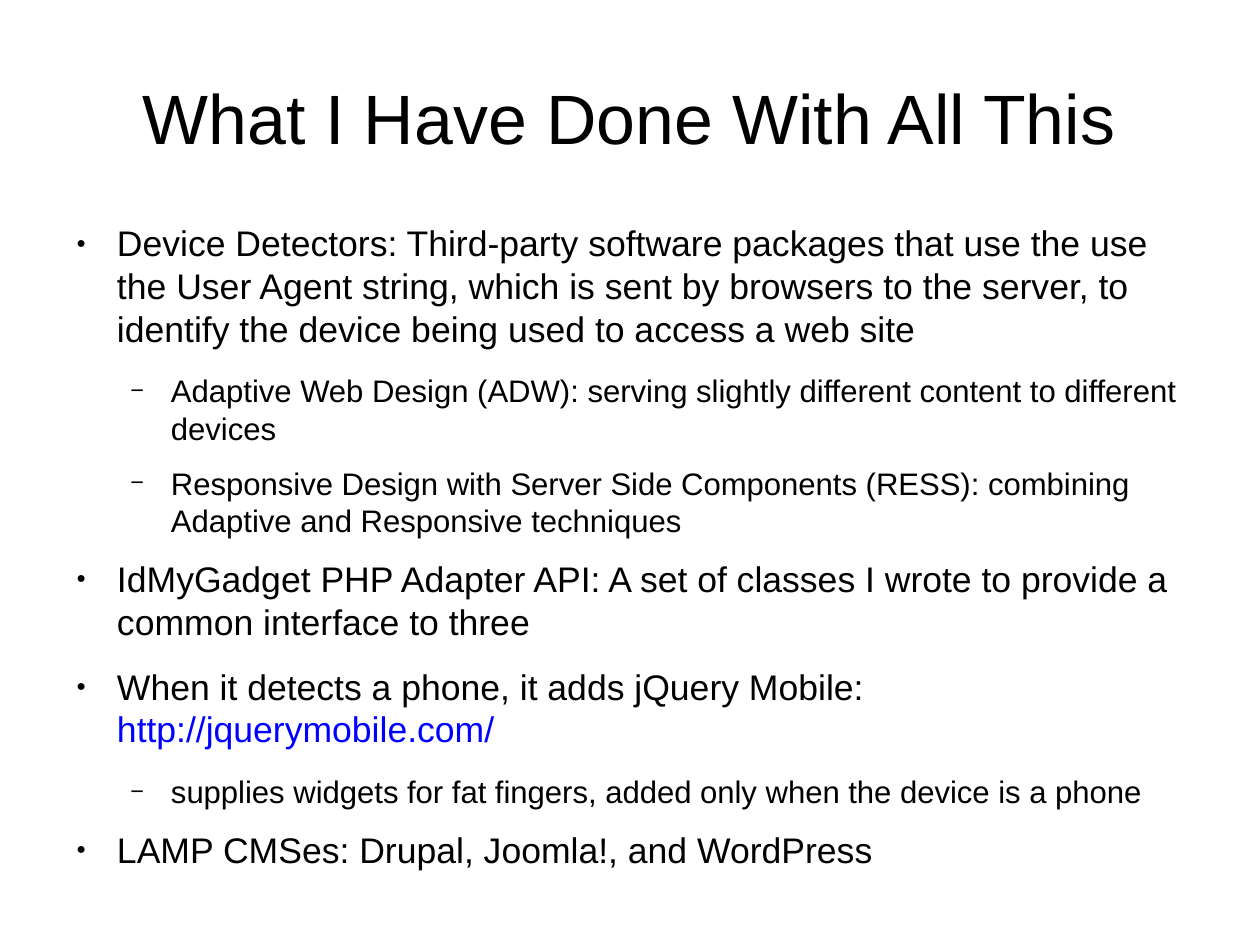
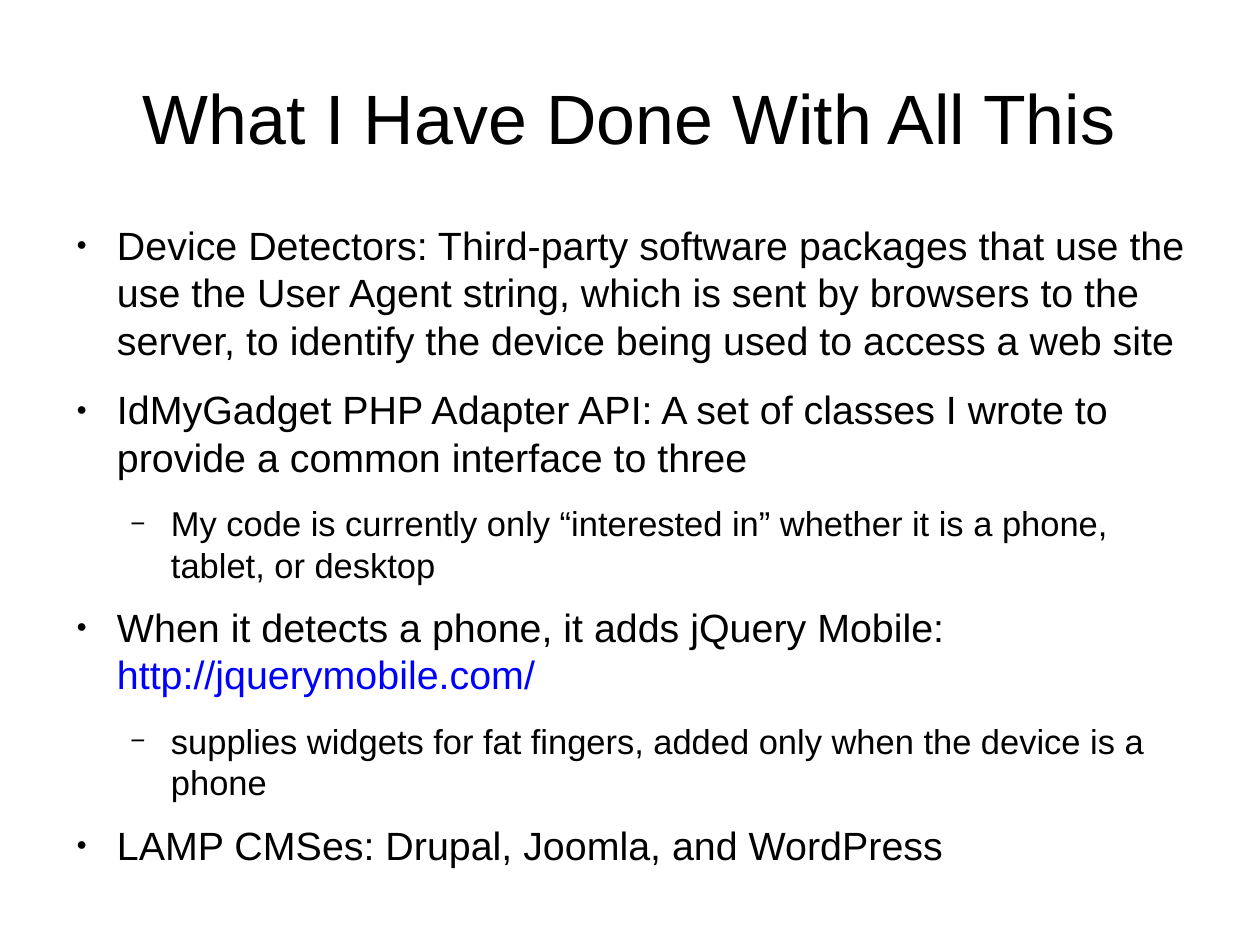
Before and after one commit to tomwhartung/jmws_accoutrements, a slide deck: slide 11 of presentations/2016_07-Drupal/9-slides.odp. Drawn at 1260x945 pixels with LibreOffice and Linux fonts; fonts in the diff are those of the drawing. Boxes give left, top, right and bottom in pixels: in the first picture for what was removed or moved away, otherwise in the second. Text is boxed around its words. In the diff, an @@ line names an element or a change of style, - is before the commit and + after.

```diff
--- a/presentations/2016_07-Drupal/9-slides.odp
+++ b/presentations/2016_07-Drupal/9-slides.odp
@@ text at (x1=117, y1=231, x2=1185, y2=802): size 22.4 to 24.8 pt in "Device Detectors: Third-party software packages that use ...", "IdMyGadget PHP Adapter API: A set of ...", "When it detects a phone, it adds ..."; size 19.6 to 21.7 pt in "supplies widgets for fat fingers, added only ..." @@
@@ text at (x1=171, y1=379, x2=1175, y2=539): paragraphs removed @@
-  − Adaptive Web Design (ADW): serving slightly different content to different devices
-  − Responsive Design with Server Side Components (RESS): combining Adaptive and Responsive techniques
@@ text at (x1=171, y1=511, x2=1107, y2=584): paragraph added @@
+  − My code is currently only “interested in” whether it is a phone, tablet, or desktop
@@ text at (x1=117, y1=831, x2=943, y2=868): text changed; size 22.4 to 24.8 pt @@
-● LAMP CMSes: Drupal, Joomla!, and WordPress
+● LAMP CMSes: Drupal, Joomla, and WordPress
```
Also in this commit, not shown: 10 other slides changed, 1 slide added.
